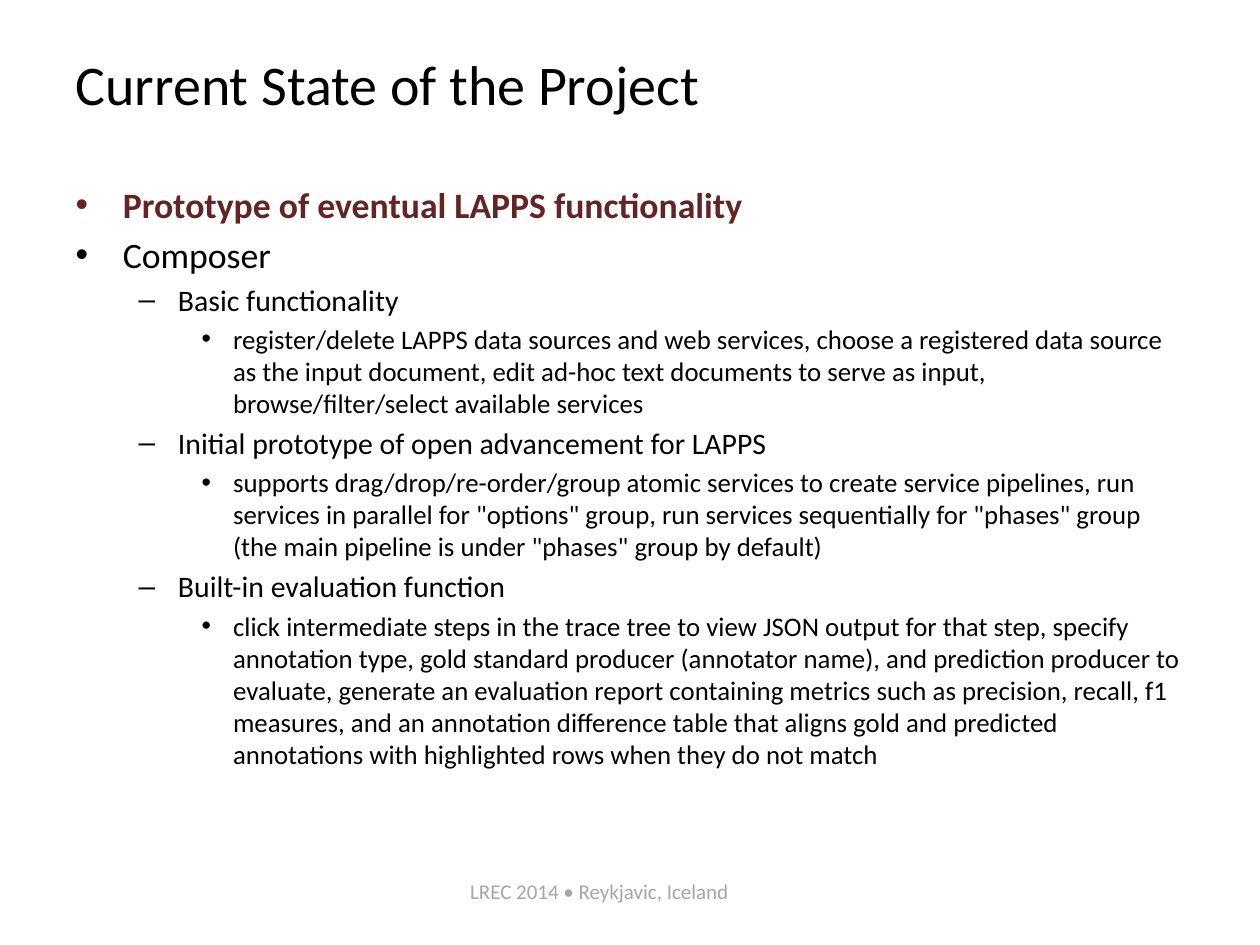
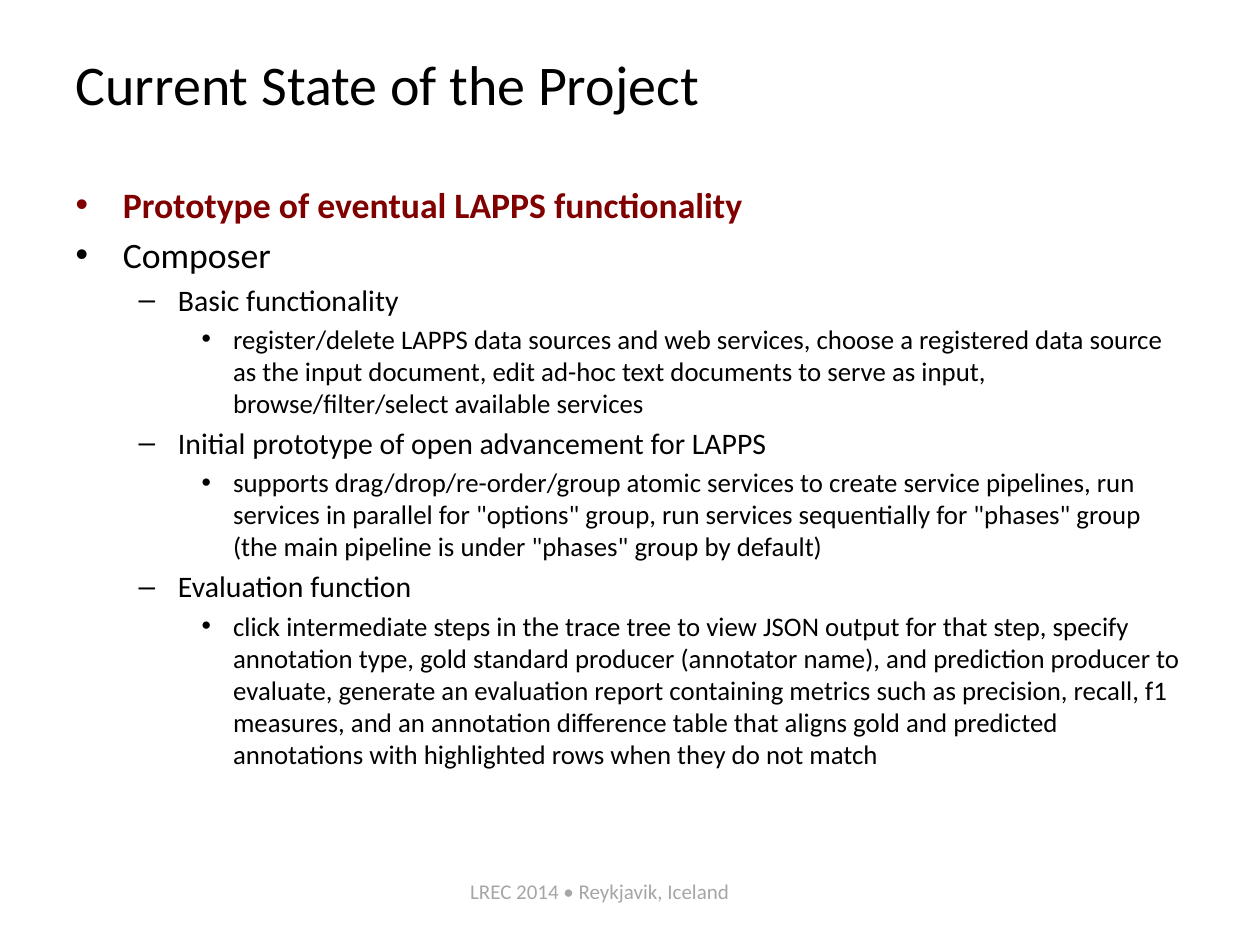
Before and after one commit to chunqishi/lrec2014_part2, a slide deck: slide 19 of lapps-tutorial-intro-lrec2014.pptx (slide 17 before the commit). Drawn at 1260x945 pixels with LibreOffice and Linux fonts; fonts in the diff are those of the drawing. Boxes give left, top, right and bottom in pixels: in the first picture for what was removed or moved away, otherwise in the second. Text is boxed around its words. In the diff, an @@ line names an element or a change of style, - is before the commit and + after.

```diff
--- a/lapps-tutorial-intro-lrec2014.pptx
+++ b/lapps-tutorial-intro-lrec2014.pptx
@@ text at (x1=123, y1=193, x2=742, y2=224): text colour #632523 to #800000 in "Prototype of eventual LAPPS functionality" @@
@@ text at (x1=178, y1=576, x2=411, y2=598): text changed @@
-  – Built-in evaluation function
+  – Evaluation function
@@ text at (x1=470, y1=884, x2=728, y2=903): text changed @@
-LREC 2014 • Reykjavic, Iceland
+LREC 2014 • Reykjavik, Iceland
```
Also in this commit, not shown: 23 other slides changed, 2 slides added.
